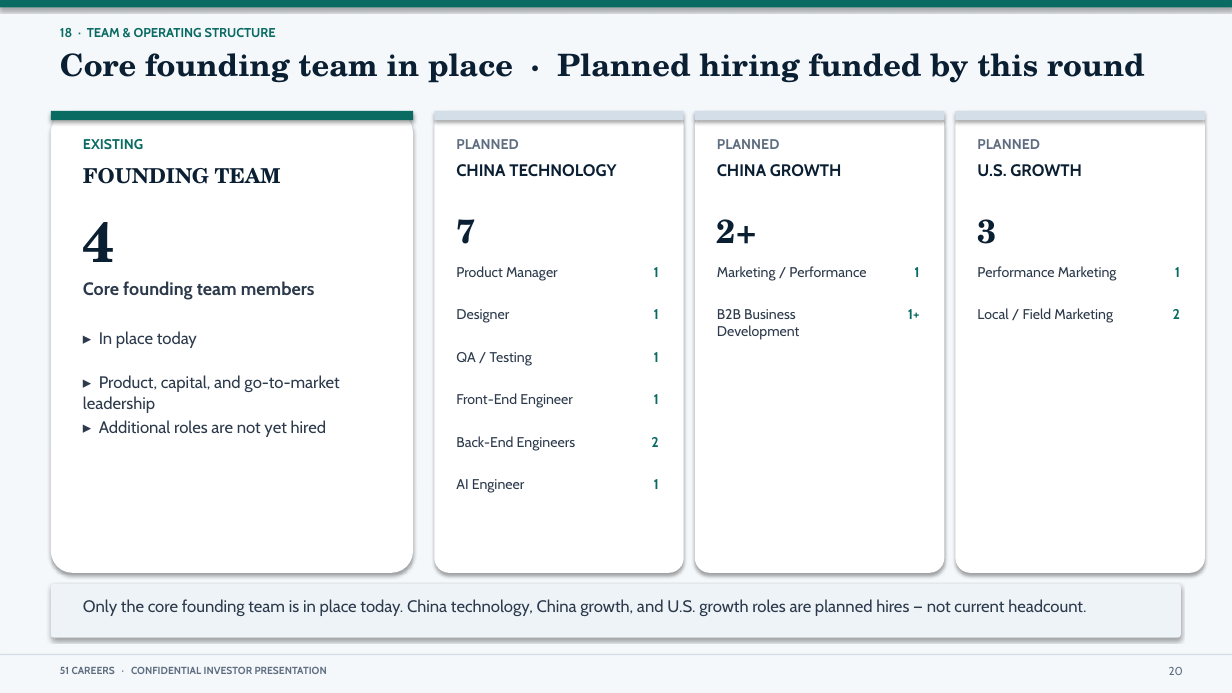
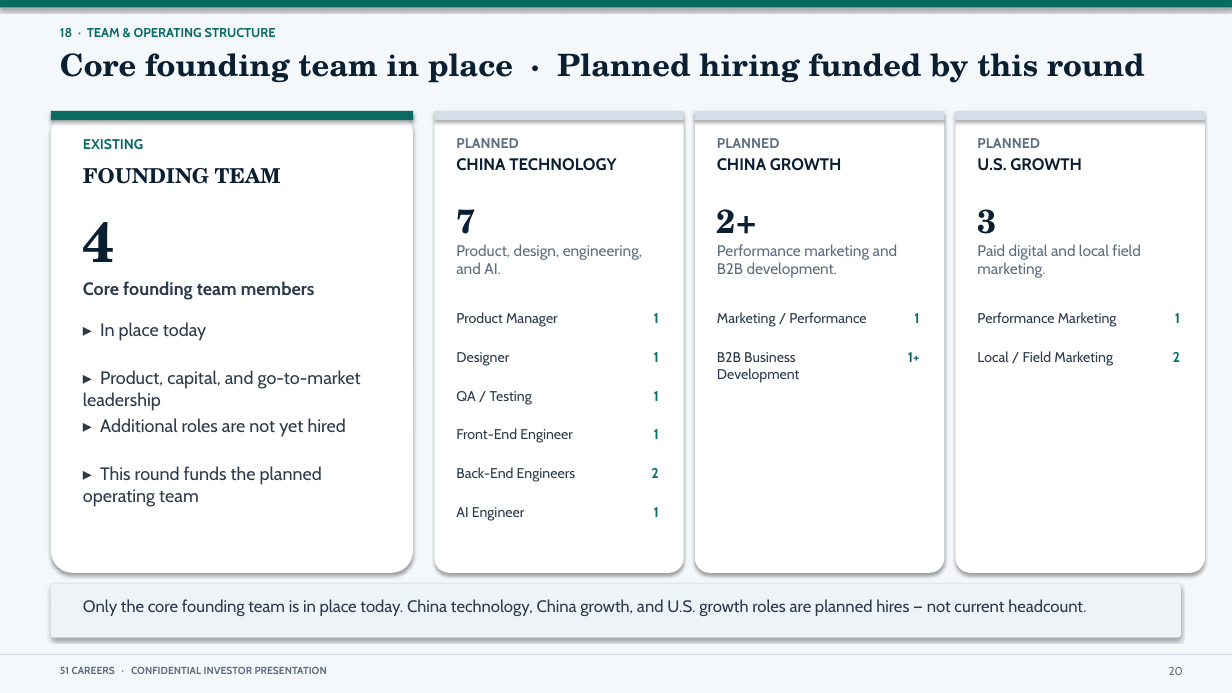
Before and after one commit to anthonyleedu/anthonyleedu, a slide deck: slide 20 of 51Careers_Addition.pptx. Drawn at 1232x693 pixels with LibreOffice and Linux fonts; fonts in the diff are those of the drawing. Boxes give left, top, right and bottom in pixels: in the first picture for what was removed or moved away, otherwise in the second. Text is boxed around its words. In the diff, an @@ line names an element or a change of style, - is before the commit and + after.

```diff
--- a/51Careers_Addition.pptx
+++ b/51Careers_Addition.pptx
@@ text "CHINA TECHNOLOGY": place and size @@
-text "CHINA TECHNOLOGY" at (456,164,616,177)
+text "CHINA TECHNOLOGY" at (456,158,616,171)
@@ text "CHINA GROWTH": place and size @@
-text "CHINA GROWTH" at (717,164,842,177)
+text "CHINA GROWTH" at (717,158,842,171)
@@ text "U.S. GROWTH": place and size @@
-text "U.S. GROWTH" at (977,164,1082,177)
+text "U.S. GROWTH" at (977,158,1082,171)
@@ 3 texts: place and size @@
-3 texts at (456,219,996,244)
+3 texts at (456,209,996,246)
@@ text added at (456,244,642,274), 12 pt, text #5E6E80 @@
+Product, design, engineering, and AI.
@@ text added at (717,244,898,278), 12 pt, text #5E6E80 @@
+Performance marketing and B2B development.
@@ text added at (977,244,1140,278), 12 pt, text #5E6E80 @@
+Paid digital and local field marketing.
@@ size 13 to 14 pt in 3 elements at (100,418,346,437), (83,370,361,411), (100,322,206,341) @@
@@ text "▸ In place today": place and size @@
-text "▸ In place today" at (99,331,197,348)
+text "▸ In place today" at (100,322,206,341)
@@ text "1": place and size @@
-text "1" at (654,309,659,319)
+text "1" at (654,313,659,323)
@@ text at (914,313,919,323): text changed @@
-1+
+1
@@ 8 texts: place and size @@
-8 texts at (456,266,1180,340)
+8 texts at (456,312,1180,383)
@@ text at (908,352,920,362): text changed @@
-1
+1+
@@ text "QA / Testing": place and size @@
-text "QA / Testing" at (456,352,532,366)
+text "QA / Testing" at (456,391,532,405)
@@ text "Front-End Engineer": place and size @@
-text "Front-End Engineer" at (456,393,573,408)
+text "Front-End Engineer" at (456,428,573,443)
@@ text "1": place and size @@
-text "1" at (654,267,659,277)
+text "1" at (654,429,659,439)
@@ text added at (83,466,322,507), 14 pt, text #2C3A4B @@
+▸ This round funds the planned operating team
@@ 4 texts: place and size @@
-4 texts at (456,436,659,493)
+4 texts at (456,467,659,521)
```
Also in this commit, not shown: 25 other slides changed, 1 other file.
